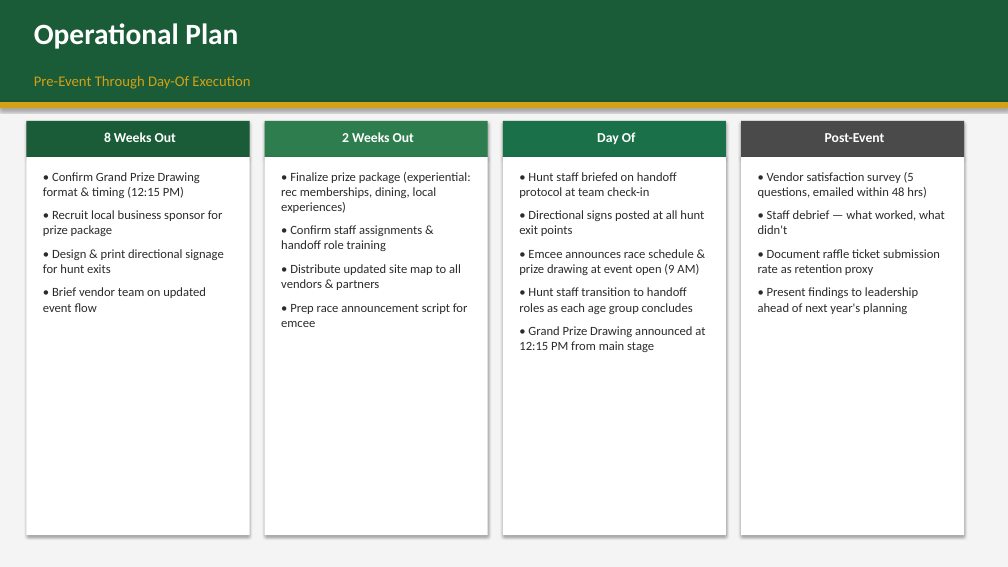
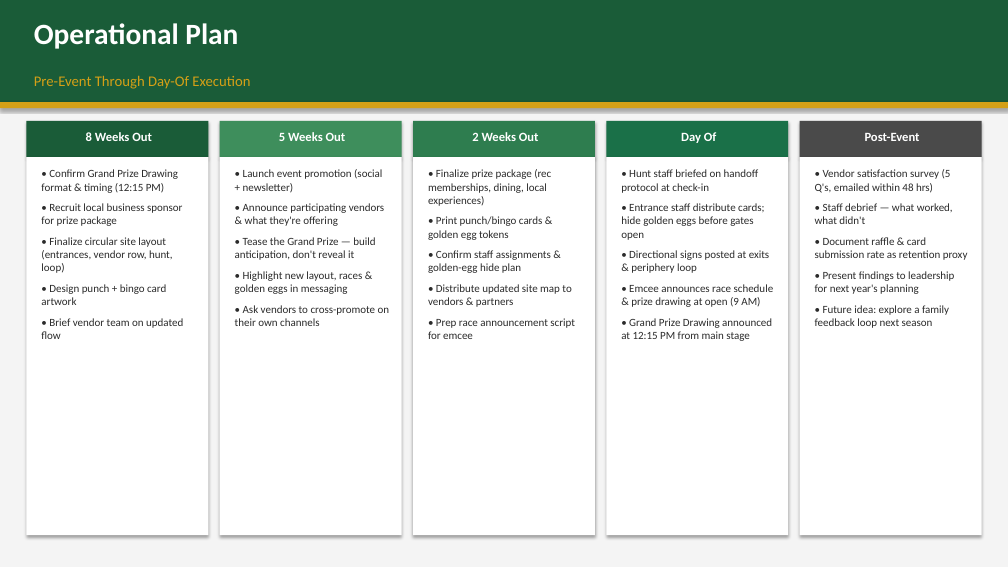
Before and after one commit to billy12/qc, a slide deck: slide 9 of SpringIntoQC_Presentation.pptx (slide 7 before the commit). Drawn at 1008x567 pixels with LibreOffice and Linux fonts; fonts in the diff are those of the drawing. Boxes give left, top, right and bottom in pixels: in the first picture for what was removed or moved away, otherwise in the second. Text is boxed around its words. In the diff, an @@ line names an element or a change of style, - is before the commit and + after.

```diff
--- a/SpringIntoQC_Presentation.pptx
+++ b/SpringIntoQC_Presentation.pptx
@@ rectangle: place and size @@
-rectangle at box(26, 121, 250, 157)
+rectangle at box(26, 121, 209, 157)
@@ rectangle: place and size @@
-rectangle at box(265, 121, 488, 157)
+rectangle at box(220, 121, 402, 157)
@@ rectangle at box(220, 121, 402, 157): fill #2E7D4F to #3E8E5C @@
@@ text at box(279, 132, 346, 141): text changed; size 13 to 12 pt @@
-2 Weeks Out
+5 Weeks Out
@@ rectangle: place and size @@
-rectangle at box(503, 121, 726, 157)
+rectangle at box(413, 121, 595, 157)
@@ rectangle at box(413, 121, 595, 157): fill #1A7048 to #2E7D4F @@
@@ text added at box(472, 132, 539, 141), 12 pt, text #FFFFFF, bold @@
+2 Weeks Out
@@ rectangle: place and size @@
-rectangle at box(741, 121, 964, 157)
+rectangle at box(606, 121, 789, 157)
@@ rectangle at box(606, 121, 789, 157): fill #4A4A4A to #1A7048 @@
@@ size 13 to 12 pt in 3 elements at box(86, 132, 152, 141), box(865, 133, 920, 141), box(681, 132, 716, 143) @@
@@ text "Day Of": place and size @@
-text "Day Of" at box(597, 132, 636, 144)
+text "Day Of" at box(681, 132, 716, 143)
@@ rectangle added at box(799, 121, 982, 157), fill #4A4A4A @@
@@ text "Post-Event": place and size @@
-text "Post-Event" at box(825, 133, 885, 142)
+text "Post-Event" at box(865, 133, 920, 141)
@@ rectangle: place and size @@
-rectangle at box(26, 157, 250, 535)
+rectangle at box(26, 157, 209, 535)
@@ text at box(41, 169, 182, 226): size 12 to 10.5 pt in "• Confirm Grand Prize Drawing format & ...", "• Recruit local business sponsor for prize ..."; less space between paragraphs @@
@@ rectangle: place and size @@
-rectangle at box(265, 157, 488, 535)
+rectangle at box(220, 157, 402, 535)
@@ text added at box(235, 169, 390, 326), 10.5 pt, text #2B2B2B @@
+• Launch event promotion (social + newsletter)
+• Announce participating vendors & what they're offering
+• Tease the Grand Prize — build anticipation, don't reveal it
+• Highlight new layout, races & golden eggs in messaging
+• Ask vendors to cross-promote on their own channels
@@ rectangle: place and size @@
-rectangle at box(503, 157, 726, 535)
+rectangle at box(413, 157, 595, 535)
@@ text "• Finalize prize package (rec ...": place and size @@
-text "• Finalize prize package (rec ..." at box(281, 172, 470, 327)
+text "• Finalize prize package (rec ..." at box(428, 169, 575, 339)
@@ text at box(428, 169, 571, 307): text changed; size 12 to 10.5 pt @@
-• Finalize prize package (experiential: rec memberships, dining, local experiences)
-• Confirm staff assignments & handoff role training
-• Distribute updated site map to all vendors & partners
+• Finalize prize package (rec memberships, dining, local experiences)
+• Print punch/bingo cards & golden egg tokens
+• Confirm staff assignments & golden-egg hide plan
+• Distribute updated site map to vendors & partners
@@ rectangle: place and size @@
-rectangle at box(741, 157, 964, 535)
+rectangle at box(606, 157, 789, 535)
@@ text "• Hunt staff briefed on ...": place and size @@
-text "• Hunt staff briefed on ..." at box(519, 172, 705, 352)
+text "• Hunt staff briefed on ..." at box(621, 169, 774, 341)
@@ text at box(621, 169, 774, 307): text changed; size 12 to 10.5 pt @@
-• Hunt staff briefed on handoff protocol at team check-in
-• Directional signs posted at all hunt exit points
-• Emcee announces race schedule & prize drawing at event open (9 AM)
-• Hunt staff transition to handoff roles as each age group concludes
+• Hunt staff briefed on handoff protocol at check-in
+• Entrance staff distribute cards; hide golden eggs before gates open
+• Directional signs posted at exits & periphery loop
+• Emcee announces race schedule & prize drawing at open (9 AM)
@@ rectangle added at box(799, 157, 982, 535), fill #FFFFFF @@
@@ text "• Vendor satisfaction survey (5 ...": place and size @@
-text "• Vendor satisfaction survey (5 ..." at box(758, 172, 945, 314)
+text "• Vendor satisfaction survey (5 ..." at box(815, 169, 968, 328)
@@ text at box(815, 169, 951, 193): text changed; size 12 to 10.5 pt @@
-• Vendor satisfaction survey (5 questions, emailed within 48 hrs)
+• Vendor satisfaction survey (5 Q's, emailed within 48 hrs)
@@ text at box(815, 203, 953, 224): size 12 to 10.5 pt in "• Staff debrief — what worked, what ..."; less space between paragraphs @@
@@ text at box(41, 237, 183, 339): text changed; size 12 to 10.5 pt @@
-• Design & print directional signage for hunt exits
-• Brief vendor team on updated event flow
+• Finalize circular site layout (entrances, vendor row, hunt, loop)
+• Design punch + bingo card artwork
+• Brief vendor team on updated flow
@@ text at box(815, 237, 968, 328): text changed; size 12 to 10.5 pt @@
-• Document raffle ticket submission rate as retention proxy
-• Present findings to leadership ahead of next year's planning
+• Document raffle & card submission rate as retention proxy
+• Present findings to leadership for next year's planning
+• Future idea: explore a family feedback loop next season
@@ text at box(428, 318, 575, 339): size 12 to 10.5 pt in "• Prep race announcement script for emcee"; less space between paragraphs @@
@@ text at box(621, 318, 772, 341): size 12 to 10.5 pt in "• Grand Prize Drawing announced at 12:15 ..."; less space between paragraphs @@
```
Also in this commit, not shown: 3 other slides changed, 4 slides added, 2 slides removed, 7 other files.
